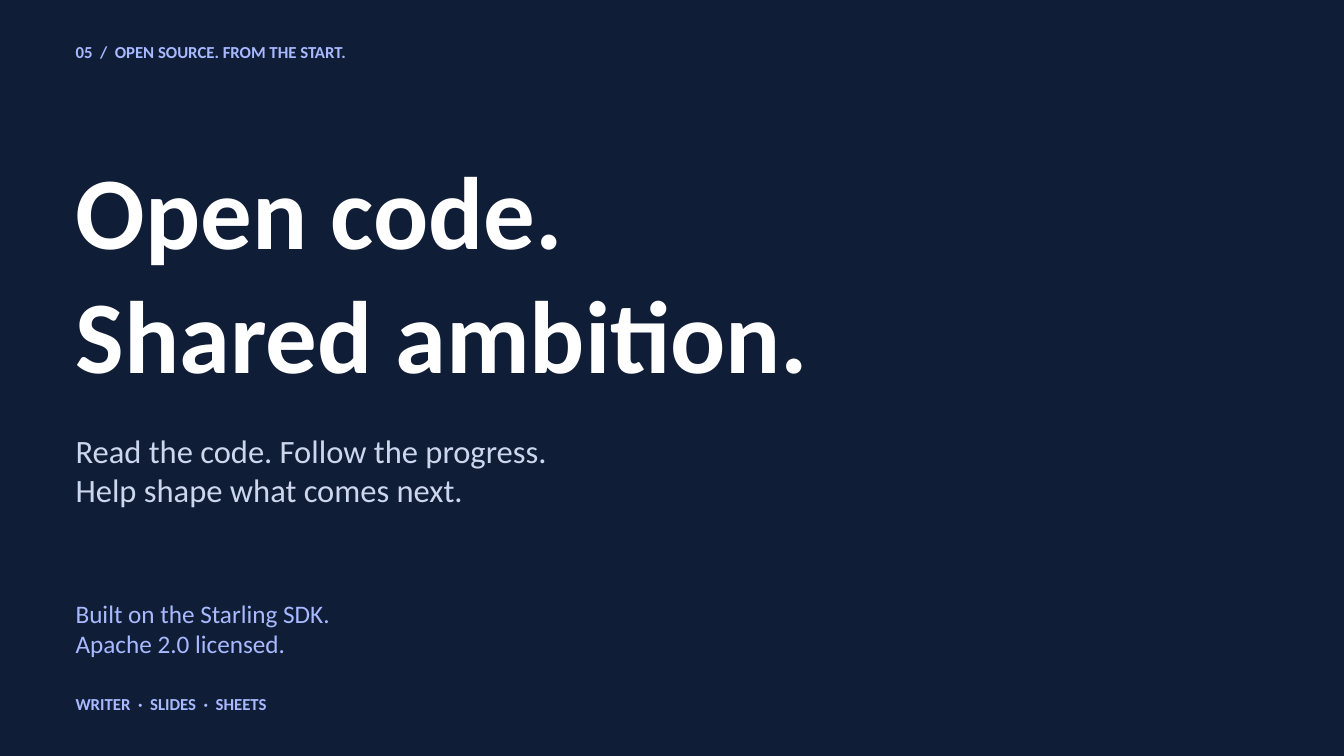
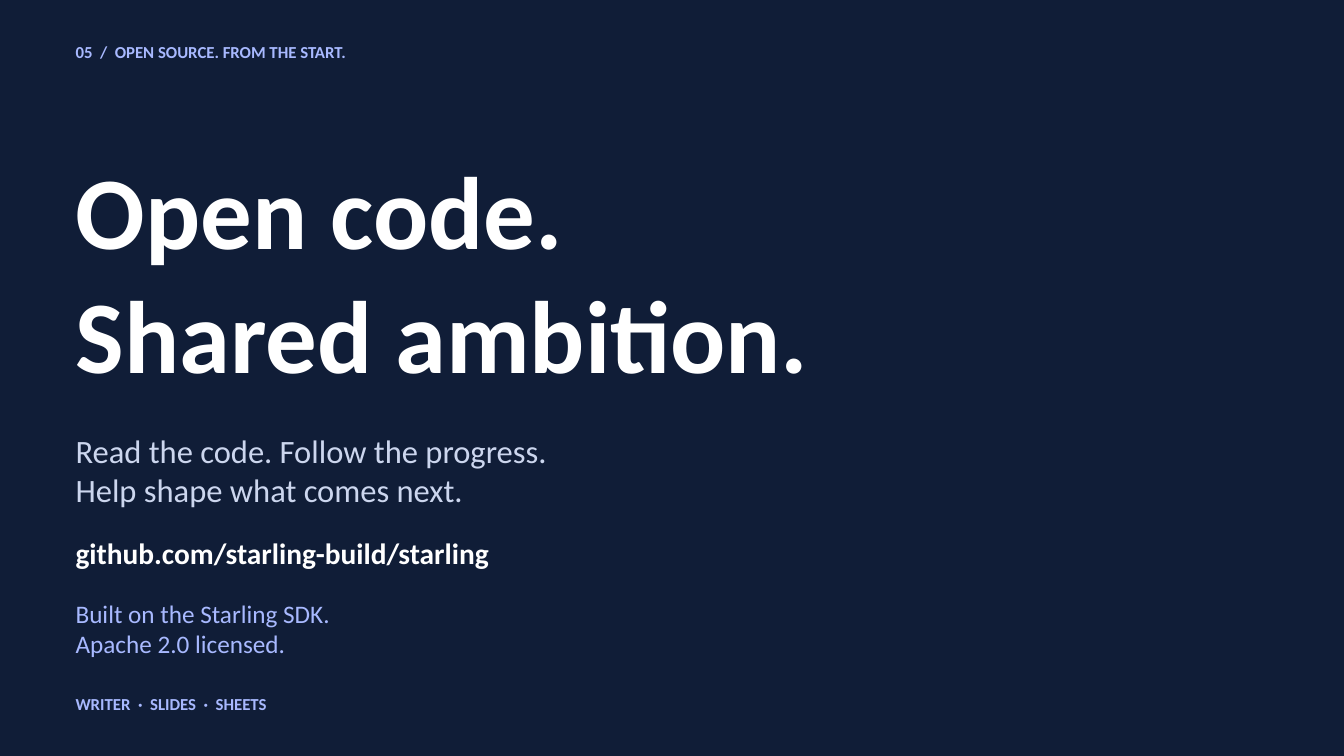
Before and after one commit to starling-build/openoffice, a slide deck: slide 6 of slides/landing-wide.pptx. Drawn at 1344x756 pixels with LibreOffice and Linux fonts; fonts in the diff are those of the drawing. Boxes give left, top, right and bottom in pixels: in the first picture for what was removed or moved away, otherwise in the second. Text is boxed around its words. In the diff, an @@ line names an element or a change of style, - is before the commit and + after.

```diff
--- a/slides/landing-wide.pptx
+++ b/slides/landing-wide.pptx
@@ text added at (76,543,489,569), 28 pt, text #FFFFFF, bold @@
+github.com/starling-build/starling
```
Also in this commit, not shown: 5 other files.
